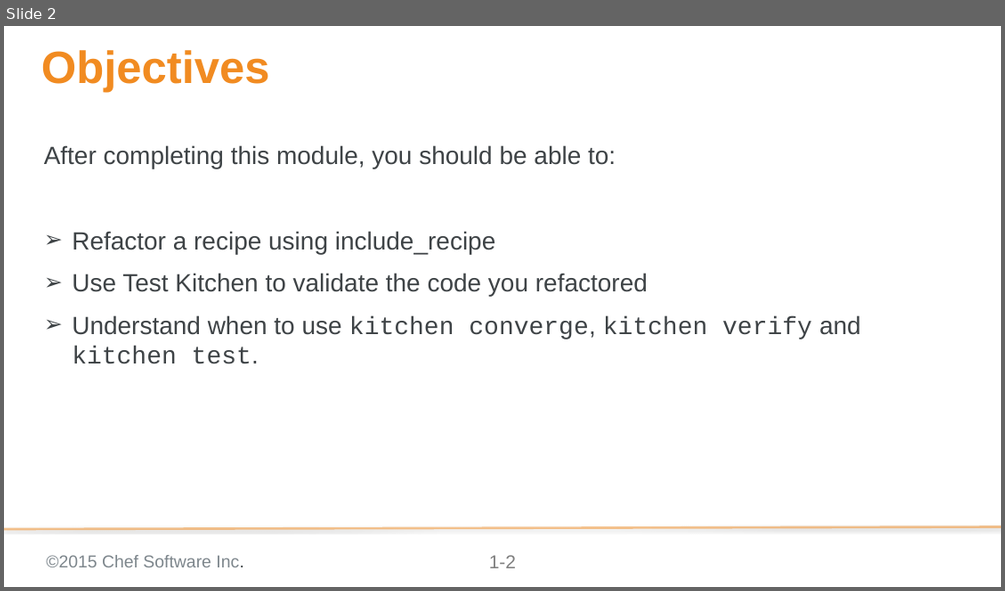
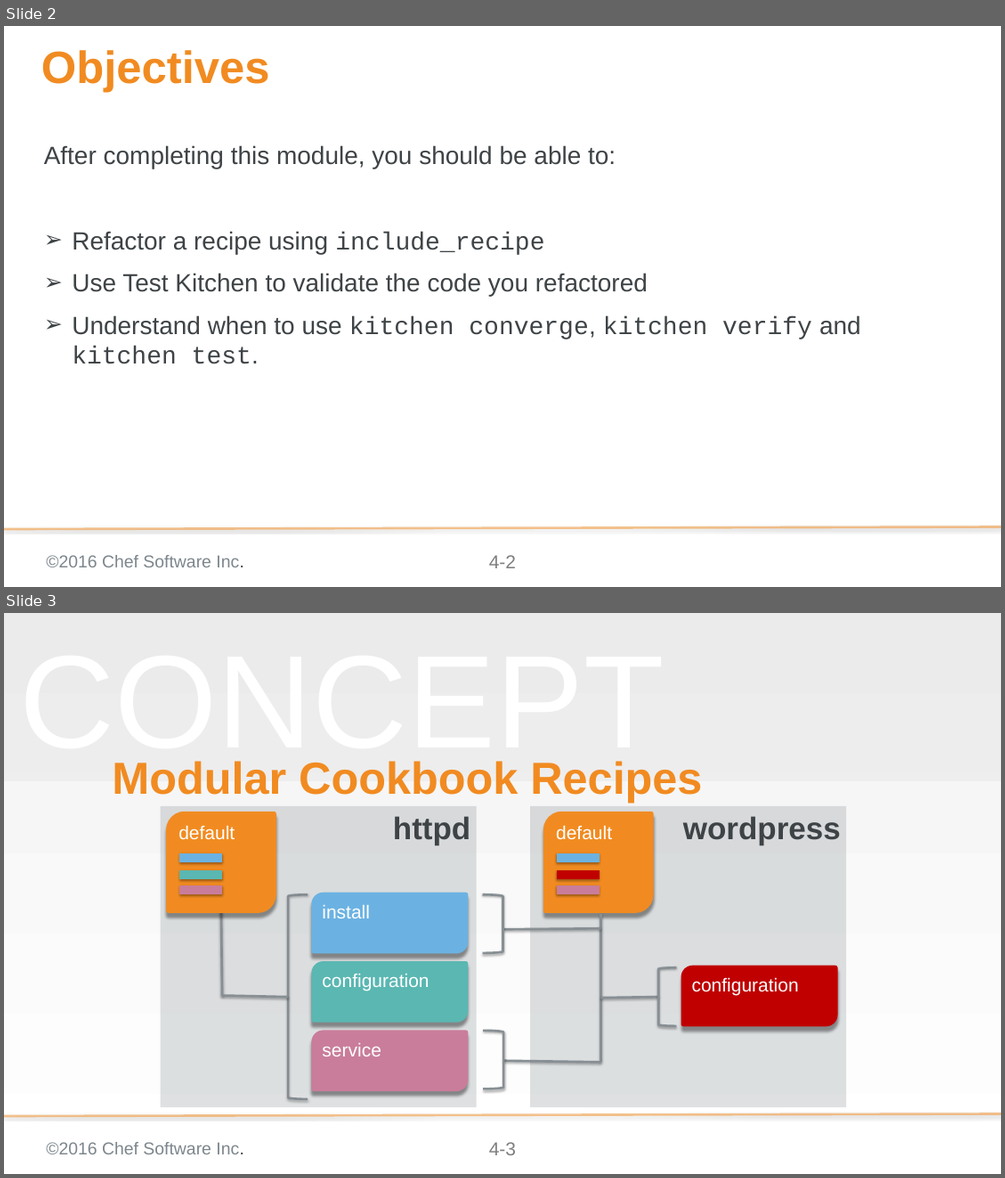
Before and after one commit to chef-training/test_driven_cookbook_development, a slide deck: 04-refactoring_cookbooks_with_tests.pptx. Shown one above the other, each under a label of ours: slide 2 before the commit, slides 2 and 3 after it. The pictures are 1005x591 and 1005x1178 pixels, drawn with LibreOffice and Linux fonts; fonts in the diff are those of the drawing; background and template pictures are left out. Boxes give left, top, right and bottom in pixels: in the first picture for what was removed or moved away, otherwise in the second. Text is boxed around its words. In the diff, an @@ line names an element or a change of style, - is before the commit and + after.

Commit message:
Add Concept slides to 04 Refactoring Cookbooks with Tests
Adds slides that explain more details about converge & verify and test
Adds slides that explain kitchen destroy and kitchen test

```diff
--- a/04-refactoring_cookbooks_with_tests.pptx
+++ b/04-refactoring_cookbooks_with_tests.pptx
@@ slide 3 added at [4, 613, 1001, 1174], background gradient #F2F2F2 to #FFFFFF; not listed: 3 template elements that a slide beside it also shows @@
@@ rectangle added at [4, 613, 1001, 781], fill #D9D9D9 at 25% opacity @@
@@ text added at [20, 761, 664, 771], 169.3 pt, text #F2F2F2 at 50% opacity @@
+CONCEPT
@@ title added at [112, 761, 702, 803], 57.6 pt, text #F18B21, bold @@
+Modular Cookbook Recipes
@@ rectangle added at [530, 806, 846, 1107], fill #7D868C at 25% opacity, 40 pt, text #3E4346, bold @@
+wordpress
@@ round diag rect added at [546, 814, 651, 910], fill #F18B21, outline #F18B21 6 pt, 24 pt, text #FFFFFF @@
+default
@@ line added from (556, 858) to (599, 858), #6BB2E2 12 pt @@
@@ line added from (556, 875) to (599, 875), #C00000 12 pt @@
@@ group added at [161, 806, 476, 1107]: 5 lines, 4 round diag rects, 1 rectangle @@
+httpd
+install
+configuration
+service
+default
@@ right bracket added at [288, 894, 307, 1099], outline #878F94 3 pt @@
@@ right bracket added at [482, 894, 503, 953], outline #878F94 3 pt @@
@@ line added from (556, 890) to (599, 890), #C97D9A 12 pt @@
@@ line added from (503, 929) to (600, 928), #878F94 3 pt @@
@@ line added from (600, 914) to (600, 1062), #878F94 3 pt @@
@@ right bracket added at [658, 967, 676, 1026], outline #878F94 3 pt @@
@@ round diag rect added at [683, 967, 835, 1024], fill #C00000, outline #C00000 6 pt, 24 pt, text #FFFFFF @@
+configuration
@@ line added from (600, 997) to (658, 997), #878F94 3 pt @@
@@ right bracket added at [483, 1030, 503, 1088], outline #878F94 3 pt @@
@@ line added from (503, 1061) to (600, 1062), #878F94 3 pt @@
@@ slide 2 changed as well @@
@@ text at [72, 231, 544, 255]: font Arial to Courier New in "include_recipe" @@
@@ text at [46, 555, 244, 567]: text changed @@
-©2015 Chef Software Inc.
+©2016 Chef Software Inc.
@@ page number at [489, 555, 516, 568]: text changed @@
-1-2
+4-2
```
Also in this commit, not shown: 26 other slides changed, 19 other slides added, 1 slide removed.
